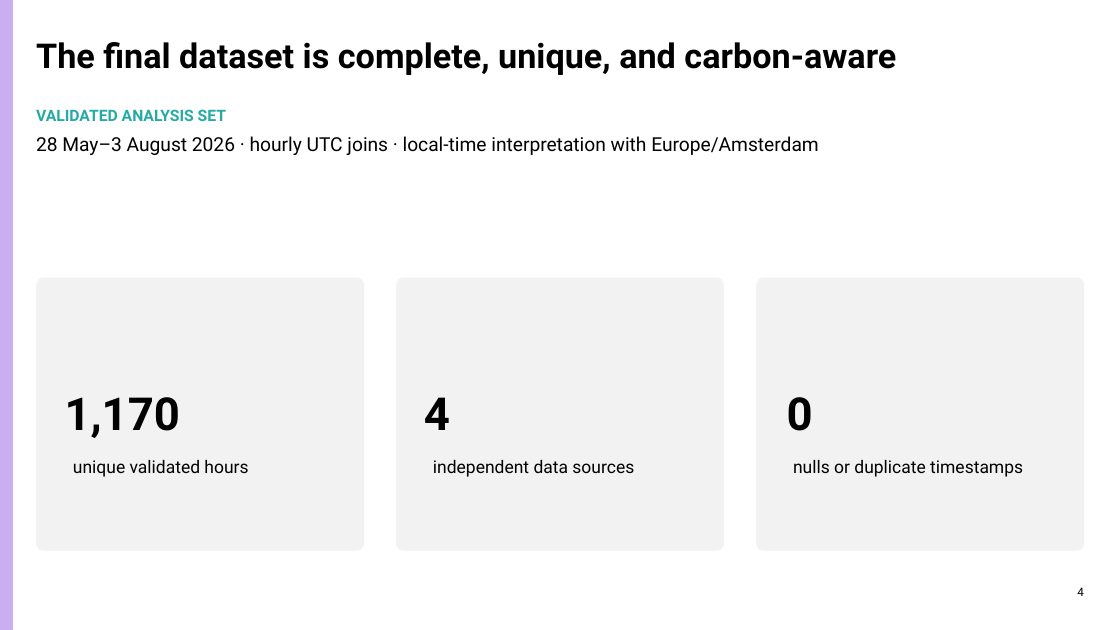
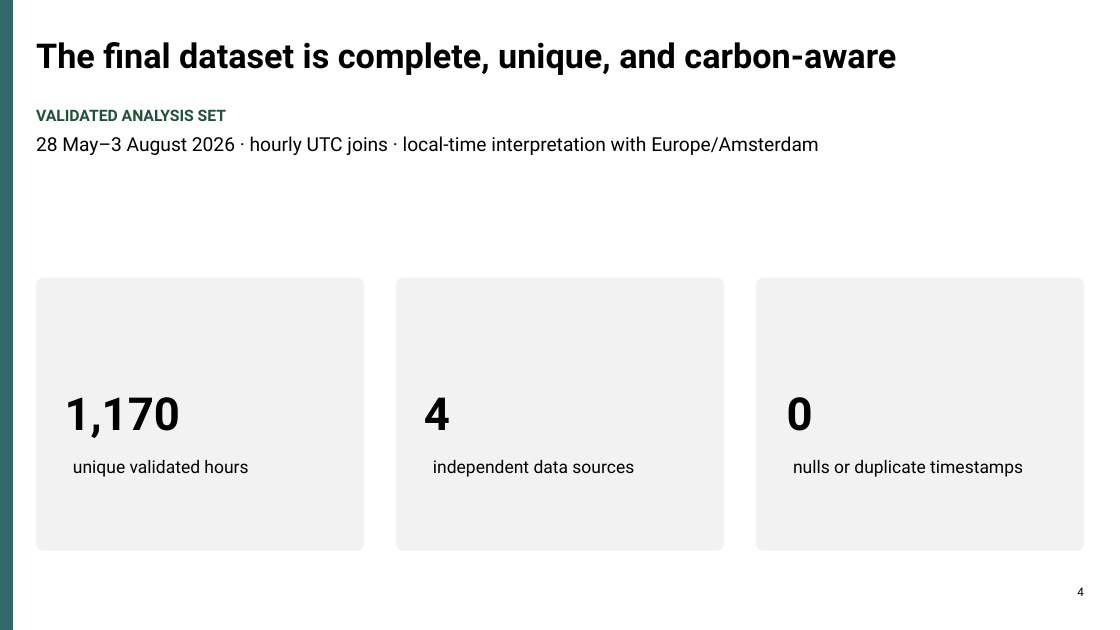
Before and after one commit to vildanpir/smart-power-project, a slide deck: slide 4 of presentation/Smart_Power_Final_Presentation.pptx. Drawn at 1120x630 pixels with LibreOffice and Linux fonts; fonts in the diff are those of the drawing. Boxes give left, top, right and bottom in pixels: in the first picture for what was removed or moved away, otherwise in the second. Text is boxed around its words. In the diff, an @@ line names an element or a change of style, - is before the commit and + after.

```diff
--- a/presentation/Smart_Power_Final_Presentation.pptx
+++ b/presentation/Smart_Power_Final_Presentation.pptx
@@ rectangle at [0,0,13,630]: fill #C9AEF2 to #36676B; outline #C9AEF2 0 pt to #36676B 0 pt @@
@@ text at [36,109,226,121]: text colour #26ABA4 to #215138 in "VALIDATED ANALYSIS SET" @@
```
Also in this commit, not shown: 9 other slides changed, 6 other files.
